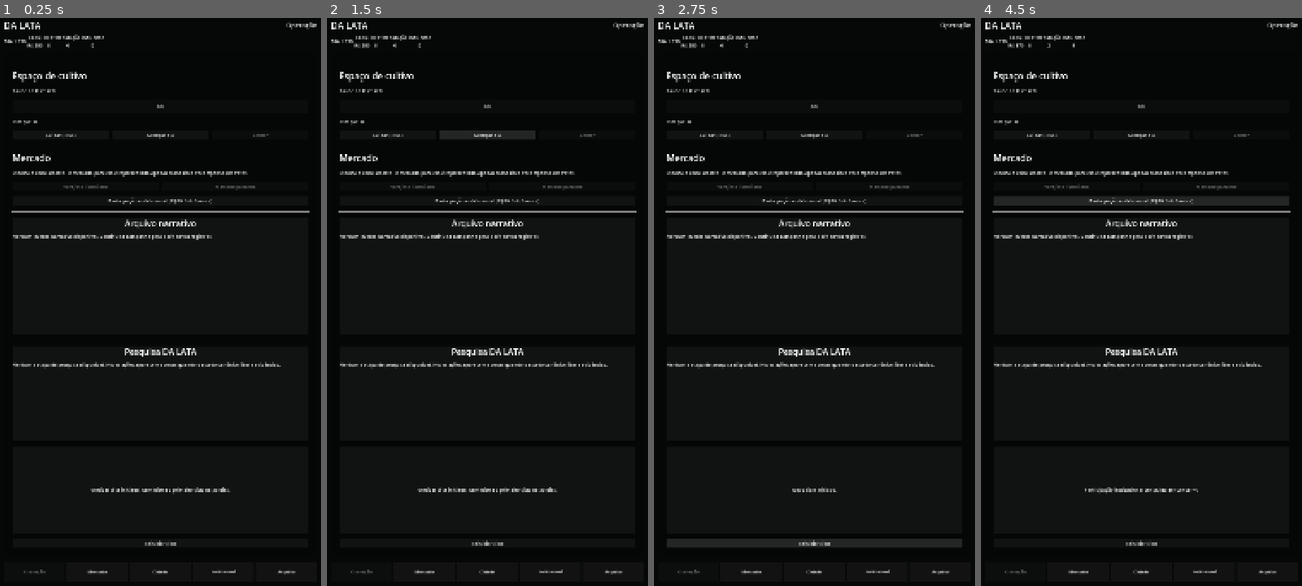
Above: before the commit, frames 1-4 (left to right).
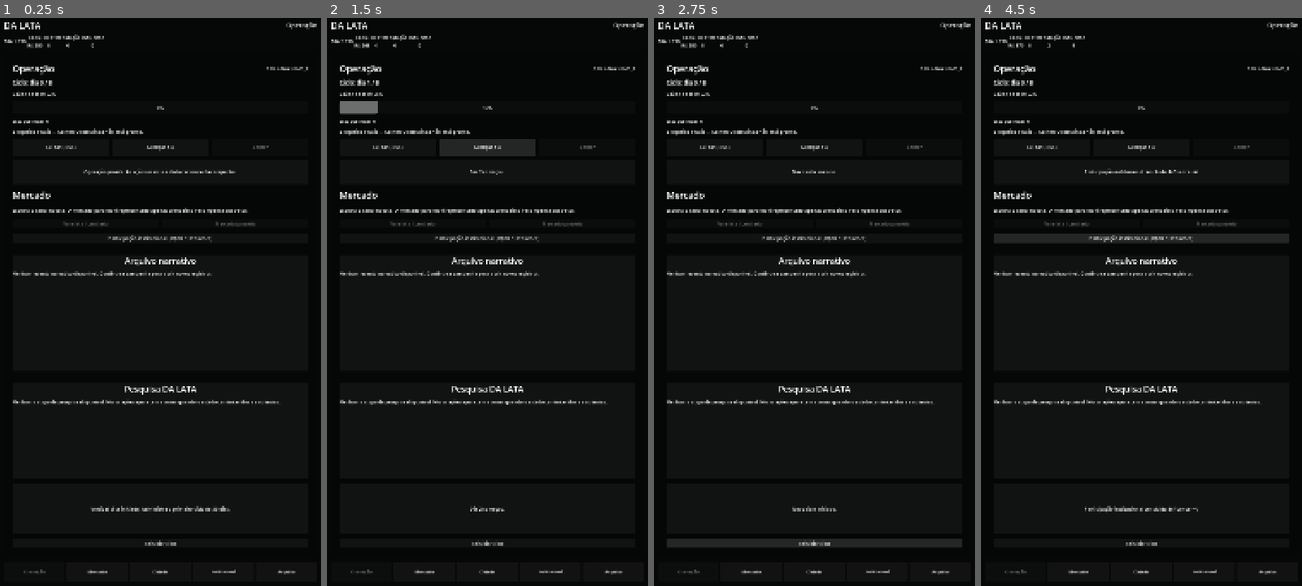
Above: after the commit, the same moments.

Repository: az1nn/growing-rio
Game: Godot game, scene res://scenes/shell/game_shell.tscn
Two runs of this game, one before a commit and one after it. Both use one fixed random seed, a clock stepped at 60 frames per second and the inputs below.
Inputs:
- Up to frame 1 (0.25 s): no input
- Up to frame 2 (1.5 s): click "Cuidar (-R$5)" at 0.5 s; click "Avançar dia" at 1.25 s
- Up to frame 3 (2.75 s): click "Reiniciar ciclo" at 2 s
- Up to frame 4 (4.5 s): click "Reiniciar ciclo" at 2.75 s; click "Reiniciar ciclo" at 3.5 s; click "Participação institucional (-…" at 4.25 s

The runs differ from the first frame. In frame 1, 5.0% of the frame differs, in the area x 3-97%, y 8-88%; in frame 2, 6.2%, in the area x 3-97%, y 3-88%; in frame 3, 4.7%; in frame 4, 6.1%.

Commit message:
refactor(rb-03): mount dedicated operation surface

Diff:
--- a/scenes/main/main.tscn
+++ b/scenes/main/main.tscn
@@ -1,7 +1,8 @@
-[gd_scene load_steps=3 format=3]
+[gd_scene load_steps=4 format=3]
 
 [ext_resource type="Script" path="res://scenes/main/main.gd" id="1_main"]
 [ext_resource type="PackedScene" path="res://scenes/visual/operation_diorama.tscn" id="2_diorama"]
+[ext_resource type="PackedScene" path="res://scenes/operation/operation_surface.tscn" id="3_operation"]
 
 [node name="Main" type="Control"]
 layout_mode = 3
@@ -91,48 +92,8 @@
 [node name="Separator1" type="HSeparator" parent="Margin/VBox"]
 layout_mode = 2
 
-[node name="GrowTitle" type="Label" parent="Margin/VBox"]
-layout_mode = 2
-theme_override_font_sizes/font_size = 30
-text = "Espaço de cultivo"
-
-[node name="HealthLabel" type="Label" parent="Margin/VBox"]
-unique_name_in_owner = true
-layout_mode = 2
-text = "Saúde do lote: 72%"
-
-[node name="ProgressBar" type="ProgressBar" parent="Margin/VBox"]
-unique_name_in_owner = true
-custom_minimum_size = Vector2(0, 44)
-layout_mode = 2
-value = 0.0
-show_percentage = true
-
-[node name="InventoryLabel" type="Label" parent="Margin/VBox"]
-unique_name_in_owner = true
-layout_mode = 2
-text = "Estoque: 0"
-
-[node name="GrowActions" type="HBoxContainer" parent="Margin/VBox"]
-layout_mode = 2
-theme_override_constants/separation = 12
-
-[node name="CareButton" type="Button" parent="Margin/VBox/GrowActions"]
-layout_mode = 2
-size_flags_horizontal = 3
-text = "Cuidar (-R$5)"
-
-[node name="NextDayButton" type="Button" parent="Margin/VBox/GrowActions"]
-layout_mode = 2
-size_flags_horizontal = 3
-text = "Avançar dia"
-
-[node name="HarvestButton" type="Button" parent="Margin/VBox/GrowActions"]
-unique_name_in_owner = true
-layout_mode = 2
-size_flags_horizontal = 3
-text = "Colher"
-disabled = true
+[node name="OperationManagement" parent="Margin/VBox" instance=ExtResource("3_operation")]
+layout_mode = 2
 
 [node name="Separator2" type="HSeparator" parent="Margin/VBox"]
 layout_mode = 2
@@ -260,9 +221,6 @@
 layout_mode = 2
 text = "Reiniciar ciclo"
 
-[connection signal="pressed" from="Margin/VBox/GrowActions/CareButton" to="." method="_on_care_pressed"]
-[connection signal="pressed" from="Margin/VBox/GrowActions/NextDayButton" to="." method="_on_next_day_pressed"]
-[connection signal="pressed" from="Margin/VBox/GrowActions/HarvestButton" to="." method="_on_harvest_pressed"]
 [connection signal="pressed" from="Margin/VBox/MarketActions/LegalButton" to="." method="_on_legal_pressed"]
 [connection signal="pressed" from="Margin/VBox/MarketActions/ParallelButton" to="." method="_on_parallel_pressed"]
 [connection signal="pressed" from="Margin/VBox/CivicButton" to="." method="_on_civic_pressed"]
